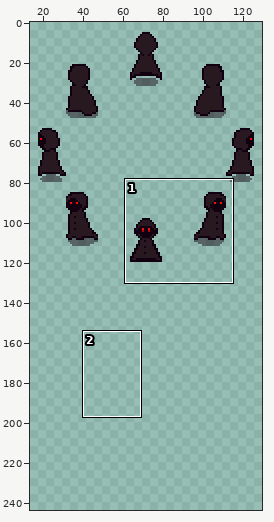
One commit to this pixel-art file: Assets/Textures/TileSets/Characters/MC1.aseprite. Above, an overview of the earlier version with the close-up marked.
Close-up. As it was:
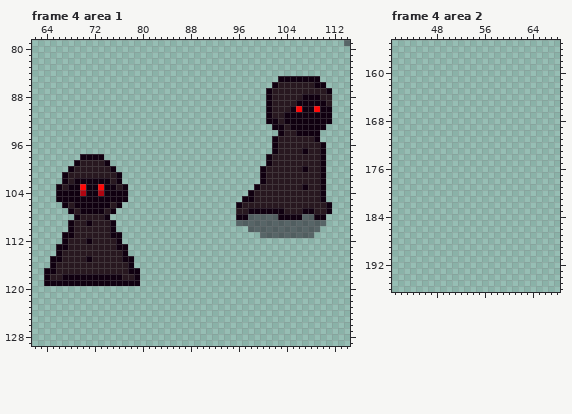
1024x1024 pixels, 7 frames. Shown: frame 4 area 1: x 62..114, y 79..129; frame 4 area 2: x 41..68, y 155..196. The wide view leaves out empty margins. The commit also changed other frames or places, which this record leaves out.
After:
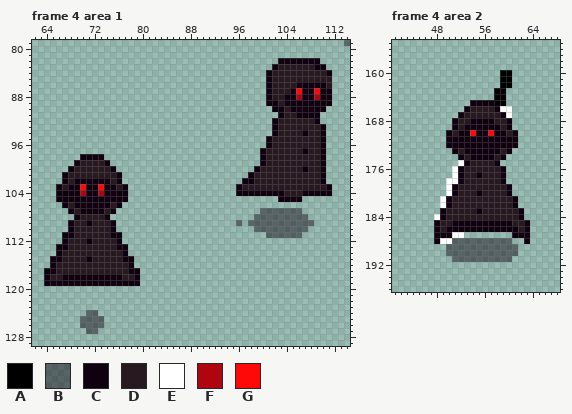
Palette (. is transparent): A #000000  B #10001078  C #100010  D #281820  E #ffffff  F #b00511  G #ff0808
From old to new:
layer "Sword" added
Changed rows in their new state; - is an unchanged pixel.
Frame 4 area 1, layer "Layer 1":
first column x 96:
 82 -------CCCCCCC--
 83 ------CDDDDDDCC-
 84 -----CDDDDDDDDDC
 85 -----CDDDDDDDDDD
 86 -----CD---CCC--D
 87 ---------CGCCGC-
 88 --------CCF--FCC
 89 ------C-CC-----C
 90 -----.CC--C--C-.
 91 -----..CDD----..
 92 -----.--DDDDD-..
 93 -------D-DDDDD--
 94 ------CD--D-DDC-
 95 -----CD------DC-
 96 -----CD---------
 97 ----CDD---------
 98 ----CD----------
 99 ----CD----------
100 ---CD-----------
101 --CDD-----------
102 -CCDD-----------
103 CDDD-------D--DC
104 CC-CCCCC---CCC-C
105 -......CCCC....-
106 ................
107 ....BBBBBBB.....
108 ...----BBBB-...-
109 -.-----------..-
110 --.---------..--
111 ----.------..---
first column x 70:
124 -BB-
125 BBBB
126 BBBB
127 -BB-
Frame 4 area 2, layers "Layer 1", "Sword":
first column x 48:
160 -----------AA---
161 -----------AA---
162 -----------AA---
163 ----------AA----
164 ----------AA----
165 ------CCCCAA----
166 -----CDDDDCEE---
167 ----CDDDDDDCE---
168 ---CDDCCCCDDC---
169 ---CDCCCCCCDC---
170 --CDCCGCCGCCDC--
171 --CCCCCCCCCCCC--
172 --CCCCCCCCCCCC--
173 ---CDCCCCCCDC---
174 ----CDCCCCDC----
175 ----ECDDDDC-----
176 ---ECDDDDDDC----
177 ---ECDDCDDDC----
178 --EECDDDDDDC----
179 --ECDDDDDDDDC---
180 --ECDDDCDDDDC---
181 -ECDDDDDDDDDDC--
182 -ECDDDDDDDDDDC--
183 -CDDDDDCDDDDDDC-
184 ECDDDDDDDDDDDDC-
185 CDDCCCCCCCCCCDDC
186 CDCCCCCCCCCCCCDC
187 CCCEE--------CCC
188 CEEBBBBBBBBBB--C
189 --BBBBBBBBBBBB--
190 --BBBBBBBBBBBB--
191 ---BBBBBBBBBB---
